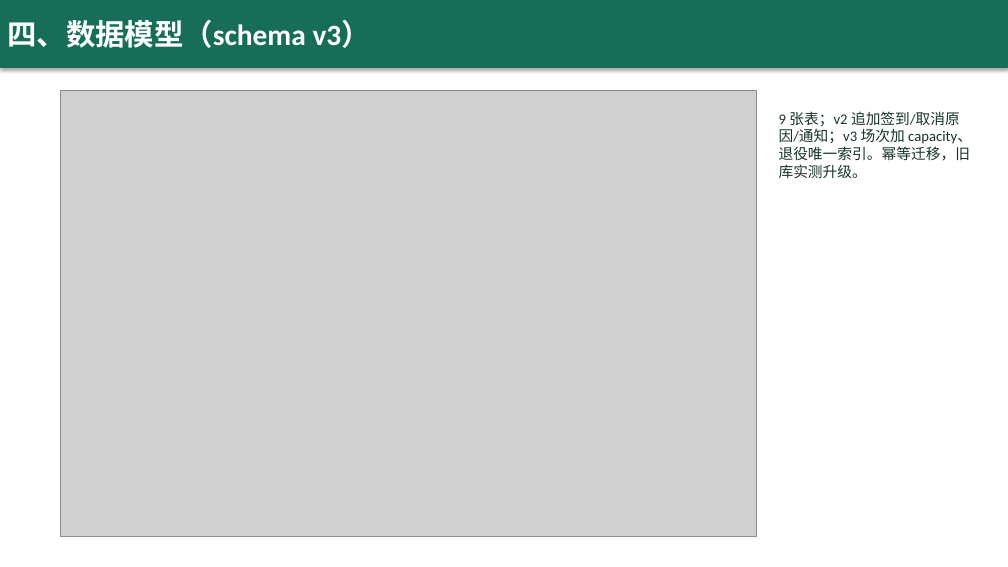
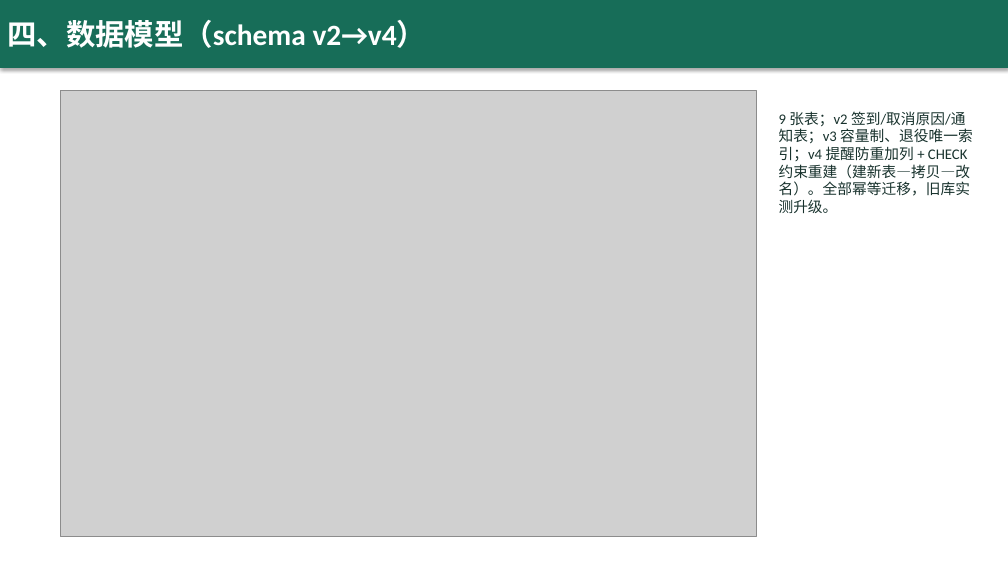
Before and after one commit to yq6666-66/lab-booking-system, a slide deck: slide 5 of docs/thesis/答辩演示.pptx. Drawn at 1008x567 pixels with LibreOffice and Linux fonts; fonts in the diff are those of the drawing; grey boxes stand for pictures. Boxes give left, top, right and bottom in pixels: in the first picture for what was removed or moved away, otherwise in the second. Text is boxed around its words. In the diff, an @@ line names an element or a change of style, - is before the commit and + after.

Commit message:
docs: 答辩材料对齐 r12 现实 + 仓库收尾
- 答辩演示.pptx 重制 15 页：验证体系 24 单元/42 集成/三通道 CI（llvm-mingw ASan）、
  新增管理控制台与运营能力页（fig5-1 截图）、BR1-BR11、schema v2→v4、计时旁路 1.07、七例缺陷
- 答辩演示脚本.md：--demo-days 重建演示库前置、新增控制台走查环节、签到改现场实操、收尾数字更新
- figures.py ER 图横幅 schema v3 → v2→v4，重绘插图并重生成论文 docx（54 标题/9 图不变）
- .gitignore 补 *.gcov 与任意层级 .mimosa/；删除 0 字节占位文件

```diff
--- a/docs/thesis/答辩演示.pptx
+++ b/docs/thesis/答辩演示.pptx
@@ text in rectangle at (7, 20, 427, 48): text changed @@
-四、数据模型（schema v3）
+四、数据模型（schema v2→v4）
@@ text at (779, 111, 973, 213): text changed @@
-9 张表；v2 追加签到/取消原因/通知；v3 场次加 capacity、退役唯一索引。幂等迁移，旧库实测升级。
+9 张表；v2 签到/取消原因/通知表；v3 容量制、退役唯一索引；v4 提醒防重加列 + CHECK 约束重建（建新表—拷贝—改名）。全部幂等迁移，旧库实测升级。
```
Also in this commit, not shown: 7 other slides changed, 1 slide added, 7 other files.
